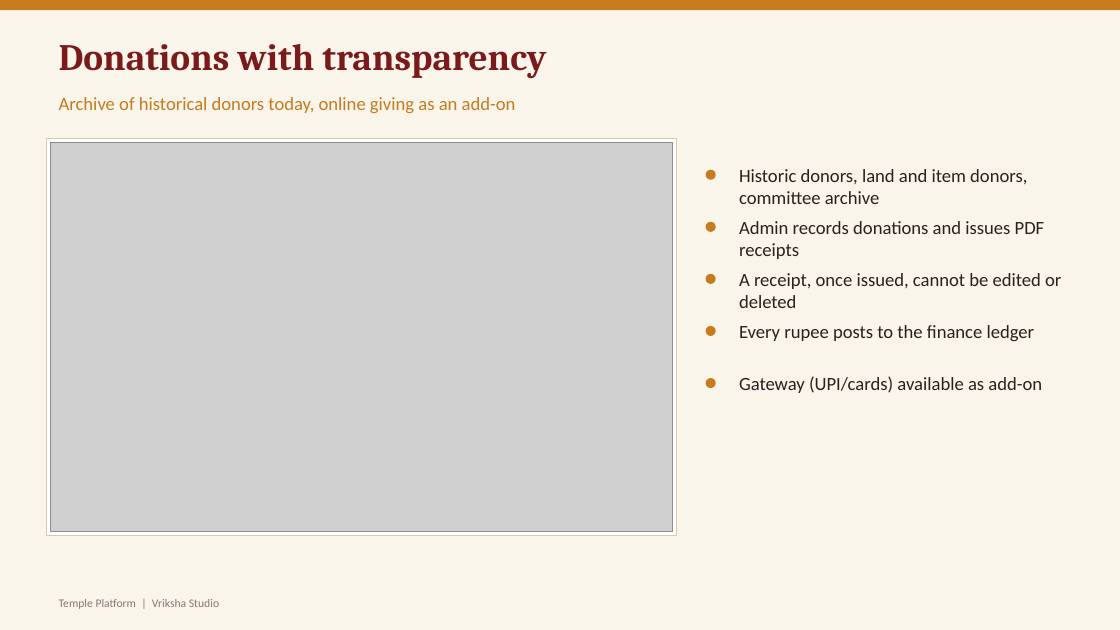
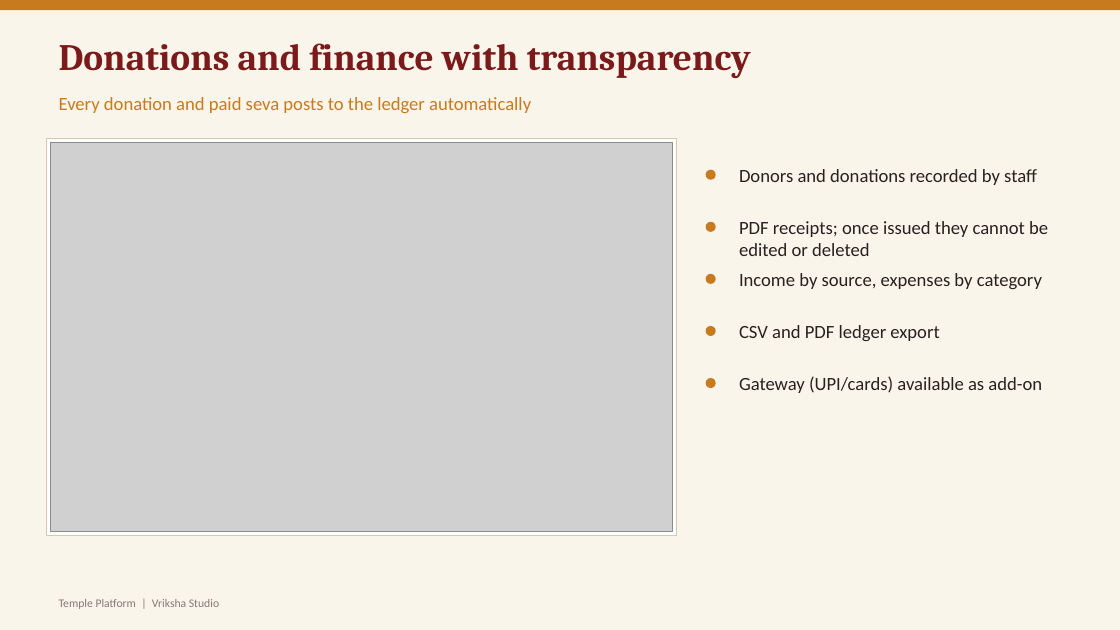
Before and after one commit to Chaithumoorpa/svvd-thorur, a slide deck: slide 6 of docs/pitch/Temple_Platform_Demo.pptx. Drawn at 1120x630 pixels with LibreOffice and Linux fonts; fonts in the diff are those of the drawing; grey boxes stand for pictures. Boxes give left, top, right and bottom in pixels: in the first picture for what was removed or moved away, otherwise in the second. Text is boxed around its words. In the diff, an @@ line names an element or a change of style, - is before the commit and + after.

```diff
--- a/docs/pitch/Temple_Platform_Demo.pptx
+++ b/docs/pitch/Temple_Platform_Demo.pptx
@@ text at <box>59,43,751,79</box>: text changed @@
-Donations with transparency
+Donations and finance with transparency
@@ text at <box>59,97,531,113</box>: text changed @@
-Archive of historical donors today, online giving as an add-on
+Every donation and paid seva posts to the ledger automatically
@@ text at <box>739,169,1037,185</box>: text changed @@
-Historic donors, land and item donors, committee archive
+Donors and donations recorded by staff
@@ text at <box>739,221,1048,256</box>: text changed @@
-Admin records donations and issues PDF receipts
+PDF receipts; once issued they cannot be edited or deleted
@@ text at <box>739,273,1042,289</box>: text changed @@
-A receipt, once issued, cannot be edited or deleted
+Income by source, expenses by category
@@ text at <box>739,325,939,341</box>: text changed @@
-Every rupee posts to the finance ledger
+CSV and PDF ledger export
```
Also in this commit, not shown: 2 slides added, 41 other files.
